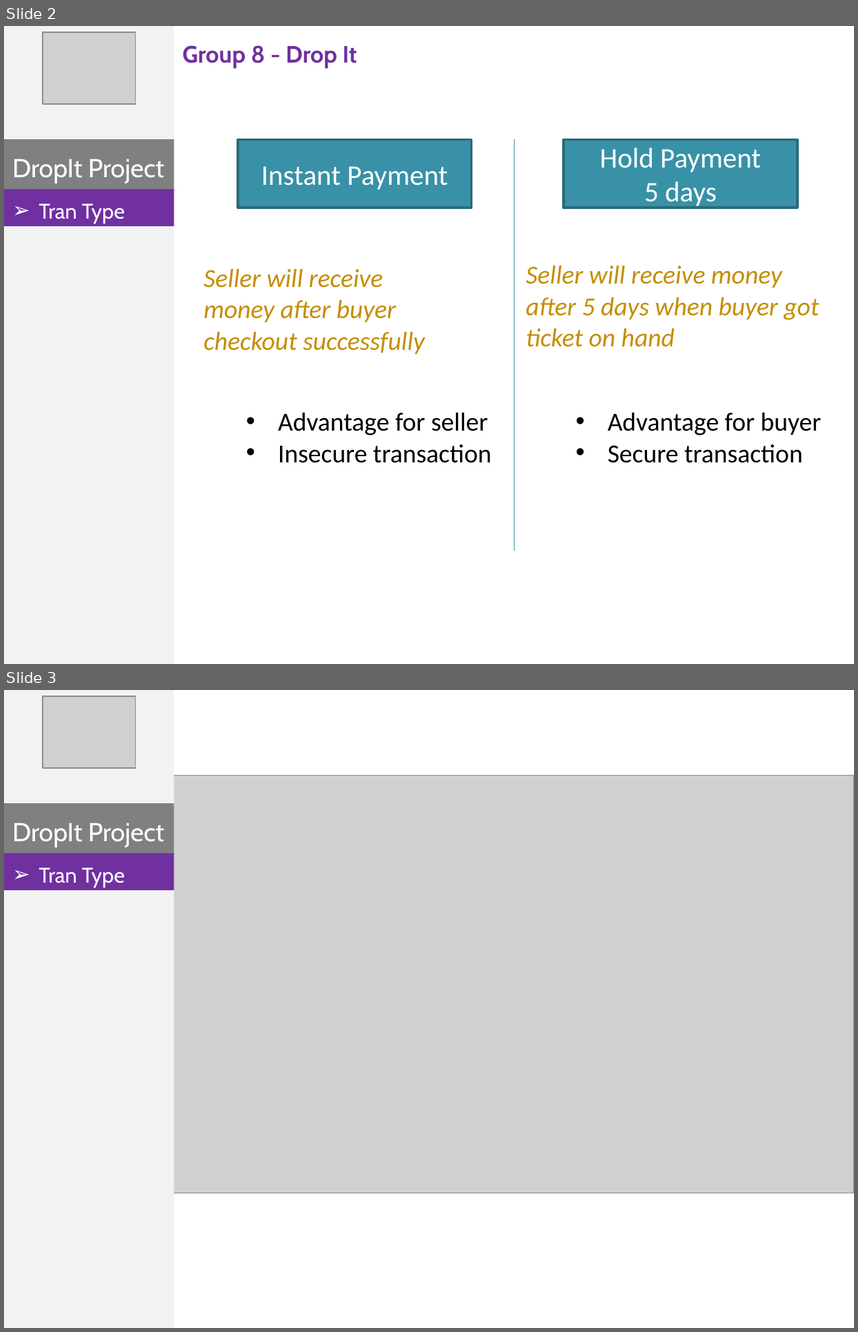
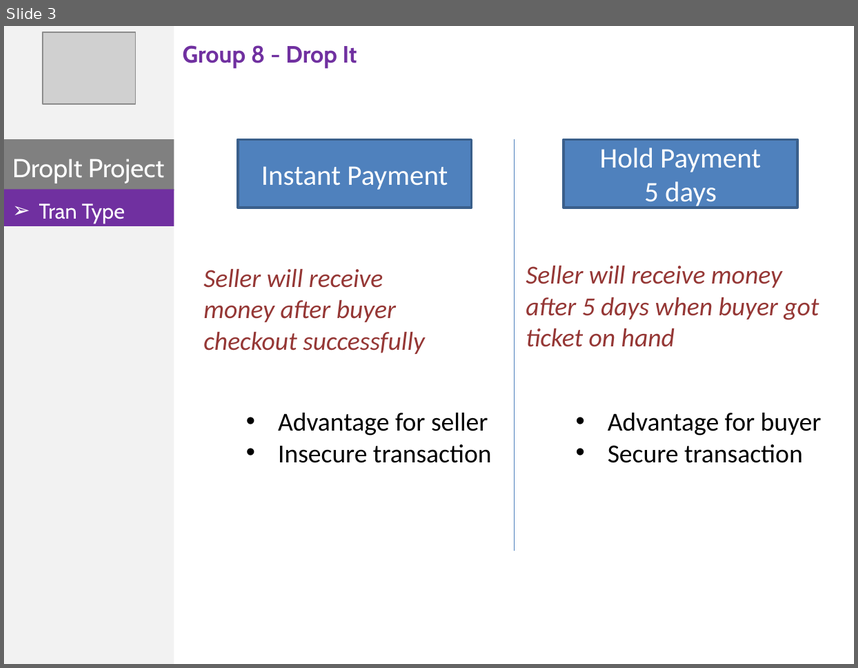
Before and after one commit to phonglk/fptu_capstone, a slide deck: Document/tungdn.pptx. Shown one above the other, each under a label of ours: slides 2 and 3 before the commit, slide 3 after it. The pictures are 858x1332 and 858x668 pixels, drawn with LibreOffice and Linux fonts; fonts in the diff are those of the drawing; grey boxes stand for pictures; background and template pictures are left out; a plain dark background stands for a picture behind light text. Boxes give left, top, right and bottom in pixels: in the first picture for what was removed or moved away, otherwise in the second. Text is boxed around its words. In the diff, an @@ line names an element or a change of style, - is before the commit and + after.

```diff
--- a/Document/tungdn.pptx
+++ b/Document/tungdn.pptx
@@ slide 3 removed at (4, 690, 854, 1328), background picture (left out); not listed: 1 template element that a slide beside it also shows @@
@@ pie slice (boxed as its full ellipse) removed at (4, 690, 81, 767) @@
@@ rectangle removed at (4, 690, 174, 1328) @@
@@ ellipse removed at (19, 691, 177, 850) @@
@@ picture removed at (42, 696, 135, 768) @@
@@ rectangle removed at (99, 690, 854, 1328) @@
@@ donut removed at (4, 767, 146, 912) @@
@@ picture removed at (59, 775, 854, 1193) @@
@@ rectangle removed at (4, 803, 174, 854) @@
@@ text removed at (12, 822, 164, 847) @@
-DropIt Project
@@ rectangle removed at (4, 854, 174, 890) @@
@@ text removed at (39, 867, 125, 887) @@
-➢ Tran Type
@@ what was slide 2 is now slide 3 @@
@@ slide 3 changed as well @@
@@ rectangle "Instant Payment" at (238, 139, 472, 207): fill #3891A7 to #4F81BD; outline #296B7C 2 pt to #3A5F8C 2 pt @@
@@ line (514, 139) - (514, 550): stroke #3891A7 0.75 pt to #4B7EBC 0.75 pt @@
@@ rectangle "Hold Payment" at (564, 139, 797, 207): fill #3891A7 to #4F81BD; outline #296B7C 2 pt to #3A5F8C 2 pt @@
@@ text "Seller will receive money after ..." at (203, 269, 425, 354): text colour #C58D01 to #953735 @@
@@ text "Seller will receive money after ..." at (526, 265, 819, 347): text colour #C58D01 to #953735 @@
```
Also in this commit, not shown: 3 slides added, 1 other slide removed.
